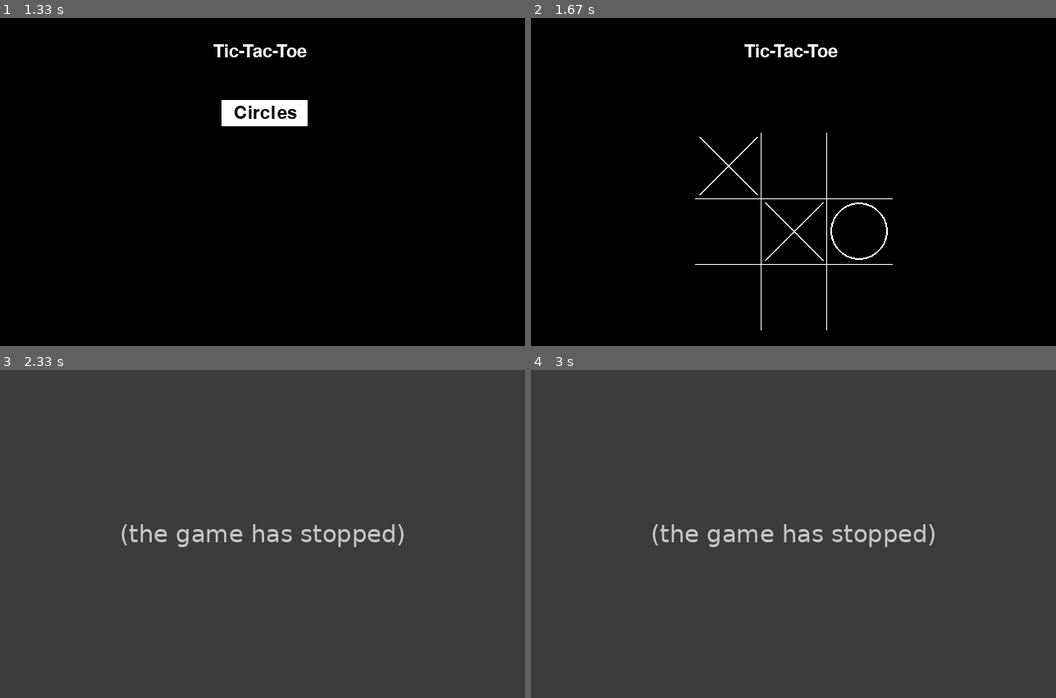
Above: before the commit, frames 1-4 (two rows, left to right).
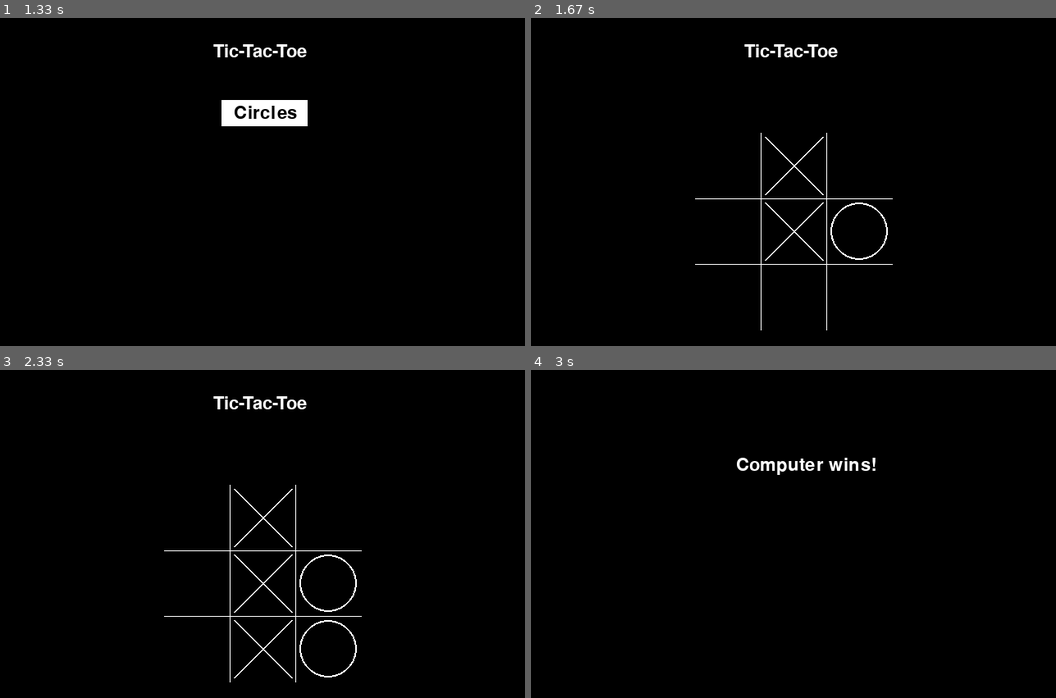
Above: after the commit, the same moments.

Repository: IamGary24/PygameCreations
Game: pygame game, started from TicTacToe/tictactoe.py
The game is run twice, just before and just after one commit, with the same random seed, the same clock (stepped at 60 frames per second) and the same inputs.
Inputs (mouse positions are in pixels of both pictures, inside the frame that each line leads up to):
- Up to frame 1 (1.33 s): click (262, 113) at 0.38 s
- Up to frame 2 (1.67 s): click (909, 221) at 1.33 s; move the mouse to (987, 296) at 1.63 s
- Up to frame 3 (2.33 s): click (456, 648) at 1.92 s
- Up to frame 4 (3 s): no input

Frame 1 is identical in both runs. In frame 2, 0.2% of the frame differs, in the area x 32-56%, y 36-54%; in frame 3, 100%, in the area x 0-100%, y 0-100%; in frame 4, 100%.
Error before the commit: TypeError: cannot unpack non-iterable NoneType object (tictactoe.py line 100); the game stopped at 1.93 s (later frames are placeholders)

Commit message:
added a lot of functionality for the AI, most notably if the computer plays as exes

Diff:
--- a/TicTacToe/computer.py
+++ b/TicTacToe/computer.py
@@ -19,14 +19,43 @@
             if not board[1][1] == 'e' and not board[1][1] == 'c':
                 board[1][1] = 'e'
                 index = 1,1
+            #if left middle is open and right middle is open
+            elif not board[1][0] == 'e' and not board[1][0] == 'c' and not board[1][2] == 'c' and not board [1][2] == 'e':
+                board[1][0] = 'e'
+                index = 1,0
+            #if we have left middle and center and right middle is open
+            elif not board[1][2] == 'c' and board[1][0] == 'e' and board[1][1] == 'e':
+                board[1][2] = 'e'
+                index = 1,2
+            #if top middle is open and bottom middle is open
+            elif not board[0][1] == 'e' and not board[0][1] == 'c' and not board[2][1] == 'c' and not board[2][1] == 'e':
+                board [0][1] = 'e'
+                index = 0,1
+            #if we have top middle and center and bottom middle is open
+            elif not board[2][1] == 'c' and board[1][1] == 'e' and board[0][1] == 'e':
+                board[2][1] = 'e'
+                index = 2,1
             #if top left is open
             elif not board[0][0] == 'e' and not board[0][0] == 'c':
-                board[0][0] = 'e'
+                board [0][0] = 'e'
                 index = 0,0
+            #if we own top left and center and bottom right is open
+            elif not board[2][2] == 'c' and board[1][1] == 'e' and board[0][0] == 'e':
+                board[2][2] = 'e'
+                index = 2,2
+            #if we own top left and middle left and bottom left is open
+            elif not board[2][0] == 'c' and board[0][0] == 'e' and board[1][0] == 'e':
+                board[2][0] = 'e'
+                index = 2,0
+            #if top right is open
+            elif not board[0][2] == 'e' and not board[0][2] == 'c':
+                board [0][2] = 'e'
+                index = 0,2
             #if bottom right is open
             elif not board[2][2] == 'e' and not board[2][2] == 'c':
                 board [2][2] = 'e'
                 index = 2,2
+
 
         if self.token == "circles":
             if not board[1][1] == 'e' and not board[1][1] == 'c':
